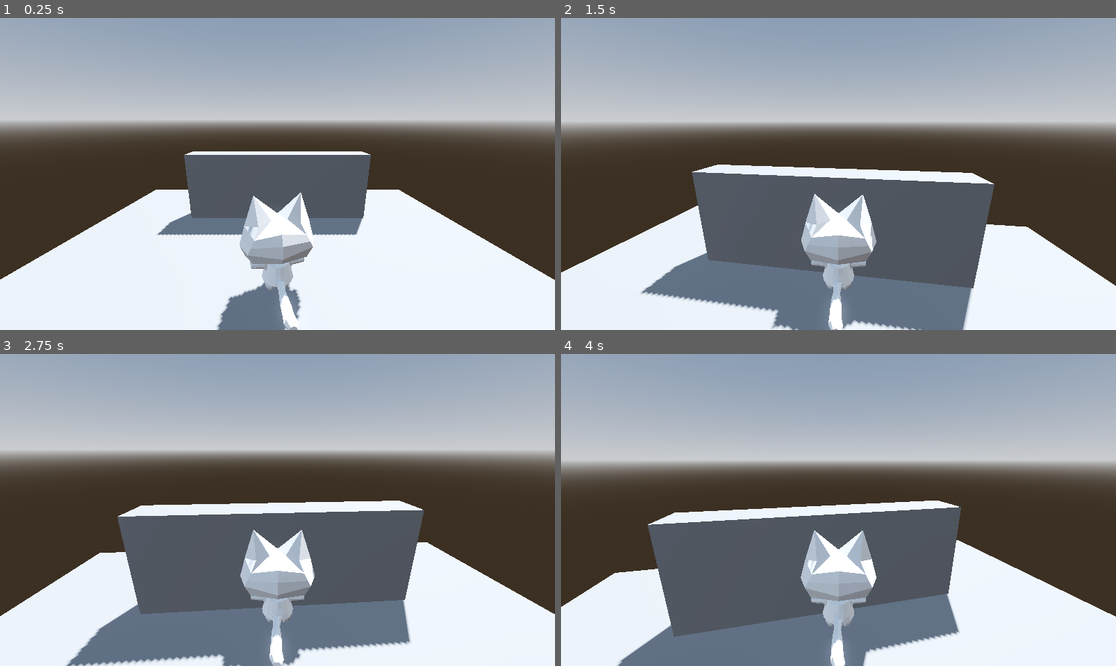
Above: before the commit, frames 1-4 (two rows, left to right).
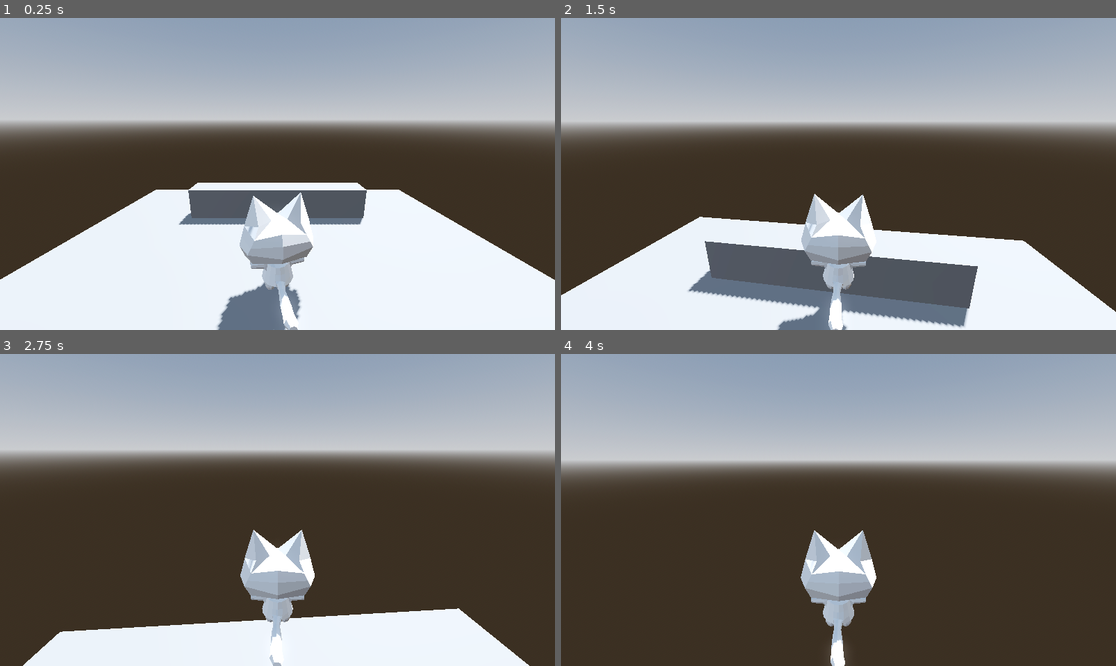
Above: after the commit, the same moments.

Repository: DevDaniel21/godot-projeto-para-estudos
Game: Godot game, scene res://space.tscn
The game is run twice, just before and just after one commit, with the same random seed, the same clock (stepped at 60 frames per second) and the same inputs.
Inputs (mouse positions are in pixels of both pictures, inside the frame that each line leads up to):
- Up to frame 1 (0.25 s): no input
- Up to frame 2 (1.5 s): tap Enter (ui_accept) at 0.5, 0.6, 0.77, 1.07 s; move the mouse to (866, 174) at 0.52 s; hold W (move_forward) from 0.53 s (still down); move the mouse to (810, 174) at 1.27 s; click (810, 174) at 1.35 s
- Up to frame 3 (2.75 s): keep holding W (move_forward); tap Enter (ui_accept) at 1.52, 1.55, 1.82, 2.1 s; move the mouse to (288, 503) at 2.02 s
- Up to frame 4 (4 s): keep holding W (move_forward); move the mouse to (832, 516) at 2.77 s; click (832, 516) at 2.85 s; tap Enter (ui_accept) at 3.02, 3.05, 3.32, 3.6, 3.77 s; move the mouse to (877, 513) at 3.52 s

The runs differ from the first frame. In frame 1, 4.9% of the frame differs, in the area x 28-67%, y 42-70%; in frame 2, 20%; in frame 3, 33%; in frame 4, 37%, in the area x 0-100%, y 46-100%.

Commit message:
double jump

Diff:
--- a/player.gd
+++ b/player.gd
@@ -13,6 +13,8 @@
 var camera_rotation : Vector2 = Vector2.ZERO
 var last_movement_dir := Vector3.BACK
 var is_jumping
+var is_double_jump
+var can_double_jump := true
 
 func _ready() -> void:
 	Input.set_mouse_mode(Input.MOUSE_MODE_CAPTURED)
@@ -38,14 +40,23 @@
 
 	camera_rotation = Vector2.ZERO
 
+	if is_on_floor():
+		can_double_jump = true
+
 	# Add the gravity.
 	if not is_on_floor():
 		velocity += get_gravity() * delta
 
 	is_jumping = Input.is_action_just_pressed("ui_accept") and is_on_floor()
+	is_double_jump = Input.is_action_just_pressed("ui_accept") and not is_on_floor() and can_double_jump
+
 	# Handle jump.
 	if is_jumping:
 		velocity.y = JUMP_VELOCITY
+
+	if is_double_jump:
+		velocity.y=JUMP_VELOCITY
+		can_double_jump = false
 
 	# Get the input direction and handle the movement/deceleration.
 	# As good practice, you should replace UI actions with custom gameplay actions.
--- a/space.tscn
+++ b/space.tscn
@@ -22,10 +22,10 @@
 [sub_resource type="WorldBoundaryShape3D" id="WorldBoundaryShape3D_d5lh8"]
 
 [sub_resource type="BoxMesh" id="BoxMesh_81phd"]
-size = Vector3(7.55, 2.795, 1)
+size = Vector3(7.55, 1.335, 1)
 
 [sub_resource type="BoxShape3D" id="BoxShape3D_qtpbo"]
-size = Vector3(7.57, 2.8, 1)
+size = Vector3(7.57, 1.35, 1)
 
 [sub_resource type="CapsuleShape3D" id="CapsuleShape3D_d5lh8"]
 radius = 0.44921875
@@ -56,12 +56,12 @@
 transform = Transform3D(1, 0, 0, 0, 1, 0, 0, 0, 1, 0, 1.4102769, -2.1377087)
 
 [node name="MeshInstance3D" type="MeshInstance3D" parent="map/parede"]
-transform = Transform3D(1, 0, 0, 0, 1, 0, 0, 0, 1, 0, 0, -2.1426563)
+transform = Transform3D(1, 0, 0, 0, 1, 0, 0, 0, 1, 0, -0.775, -2.143)
 mesh = SubResource("BoxMesh_81phd")
 skeleton = NodePath("../..")
 
 [node name="CollisionShape3D" type="CollisionShape3D" parent="map/parede"]
-transform = Transform3D(1, 0, 0, 0, 1, 0, 0, 0, 1, 0, 0, -2.1445675)
+transform = Transform3D(1, 0, 0, 0, 1, 0, 0, 0, 1, 0, -0.76, -2.145)
 shape = SubResource("BoxShape3D_qtpbo")
 
 [node name="player" type="CharacterBody3D" parent="."]
Binary file added: actors/quit.glb
Not shown, added: actors/quit.glb.import
